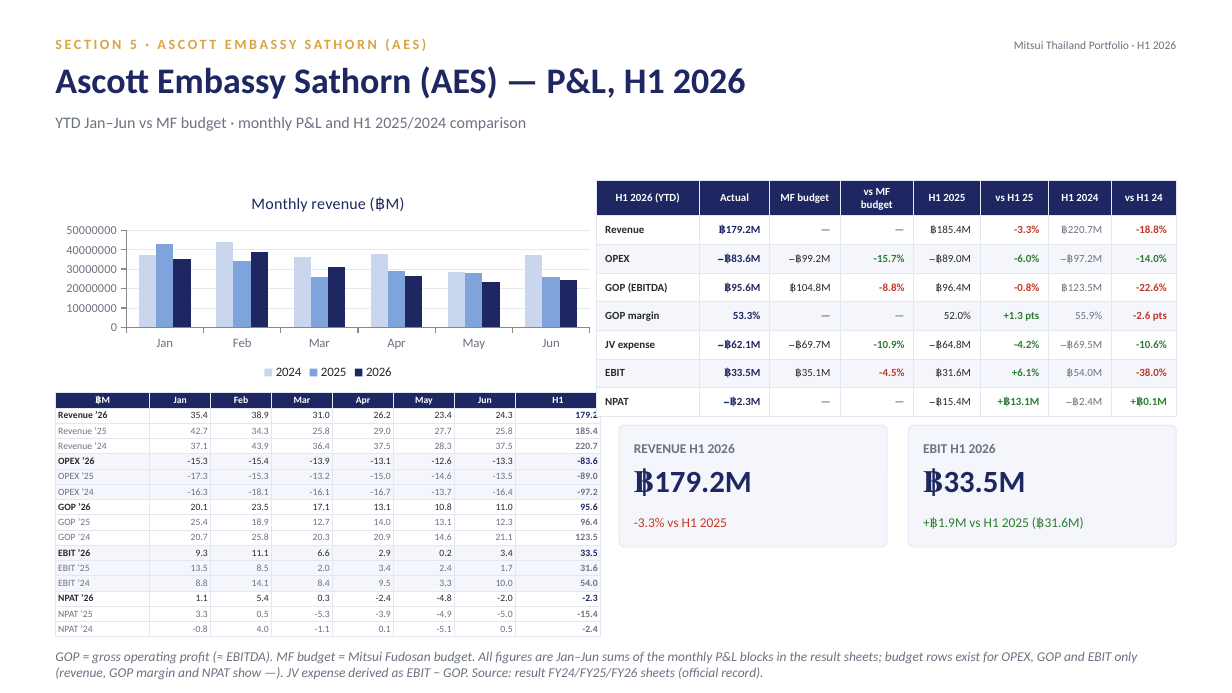
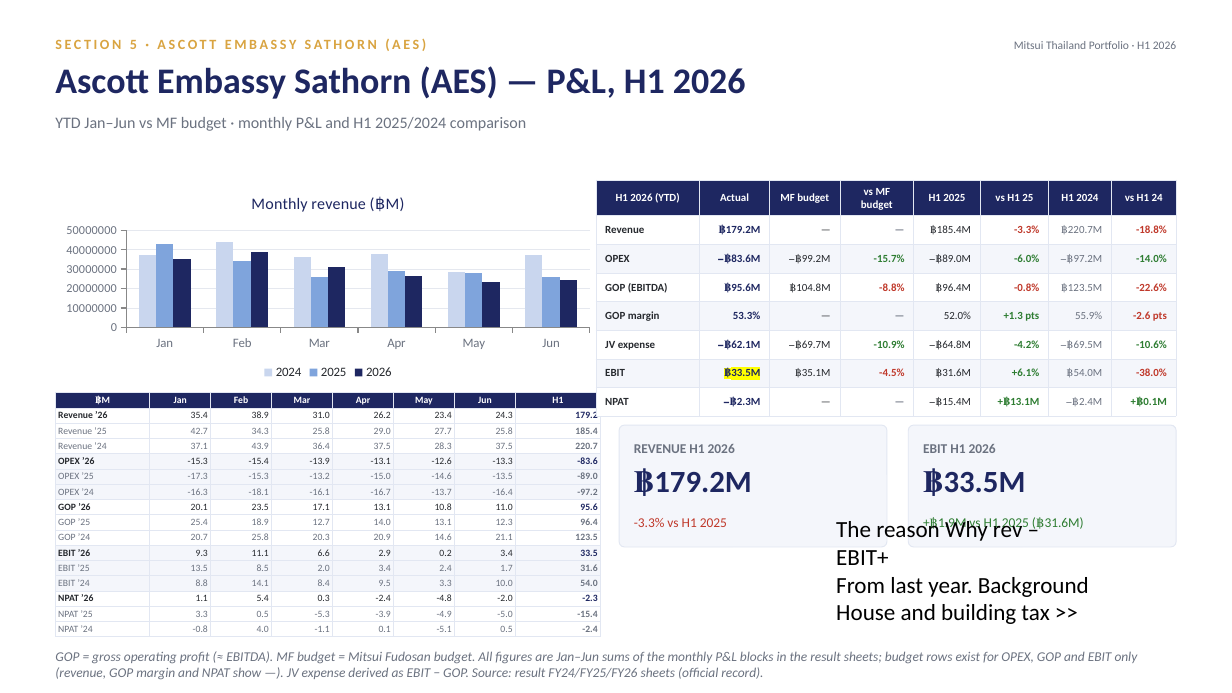
Before and after one commit to Chavin2543/mae-workspace, a slide deck: slide 36 of output/Portfolio_Performance_Report_H1-2026.pptx (slide 38 before the commit). Drawn at 1232x693 pixels with LibreOffice and Linux fonts; fonts in the diff are those of the drawing. Boxes give left, top, right and bottom in pixels: in the first picture for what was removed or moved away, otherwise in the second. Text is boxed around its words. In the diff, an @@ line names an element or a change of style, - is before the commit and + after.

```diff
--- a/output/Portfolio_Performance_Report_H1-2026.pptx
+++ b/output/Portfolio_Performance_Report_H1-2026.pptx
@@ table at (596,180,1177,416) @@
@@ highlight none to #FFFF00 in "฿33.5M" @@
@@ text added at (836,518,1089,624), 18 pt, text #000000 @@
+The reason Why rev –
+EBIT+
+From last year. Background
+House and building tax >>
```
Also in this commit, not shown: 17 other slides changed, 2 slides removed, 1 other file.
